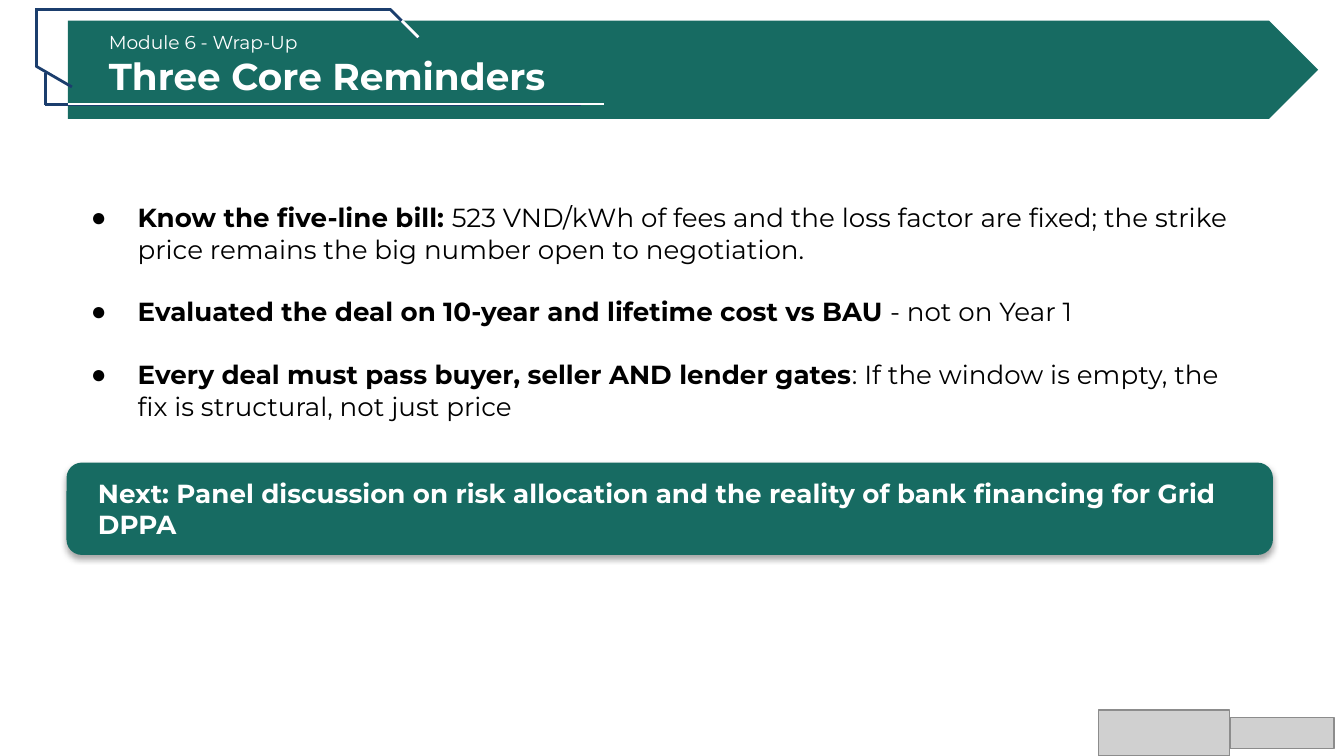
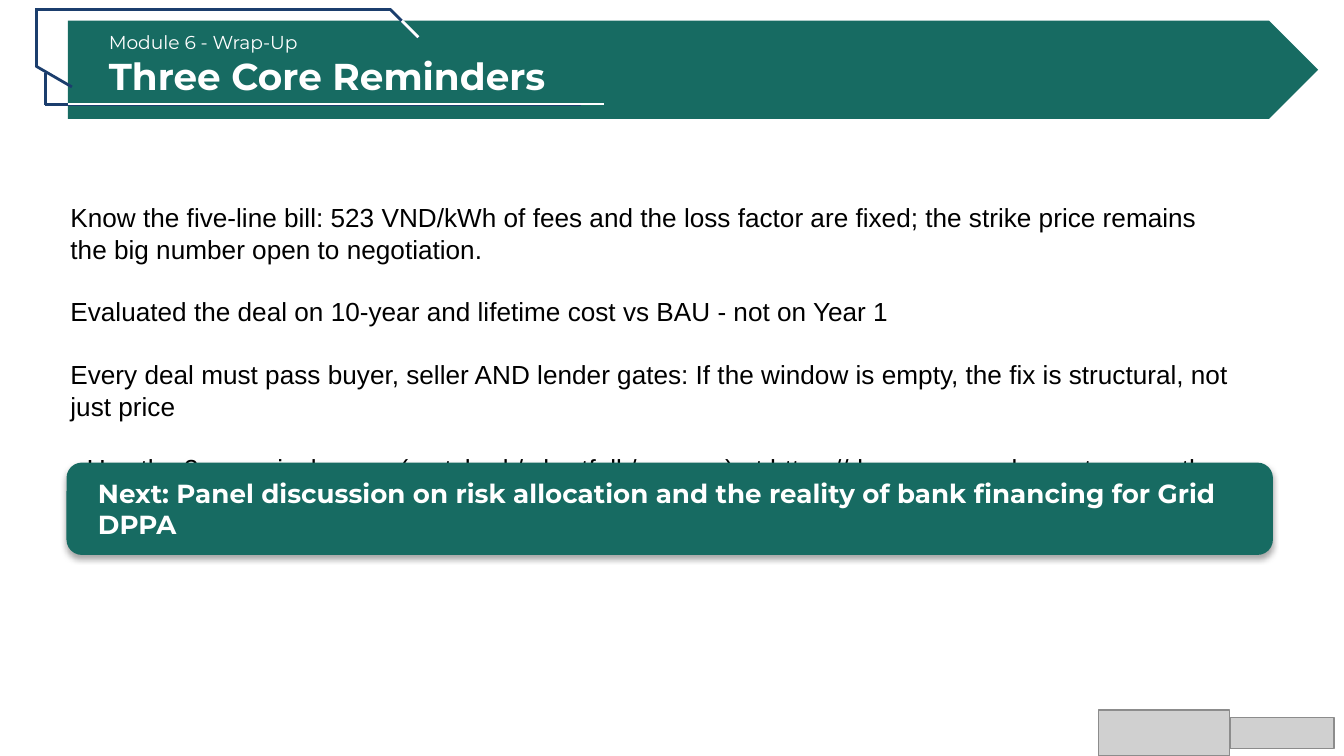
Before and after one commit to tah-allotrope/dppa-case, a slide deck: slide 27 of ceba/CEBA DPPA 2026.pptx. Drawn at 1344x756 pixels with LibreOffice and Linux fonts; fonts in the diff are those of the drawing; grey boxes stand for pictures. Boxes give left, top, right and bottom in pixels: in the first picture for what was removed or moved away, otherwise in the second. Text is boxed around its words. In the diff, an @@ line names an element or a change of style, - is before the commit and + after.

```diff
--- a/ceba/CEBA DPPA 2026.pptx
+++ b/ceba/CEBA DPPA 2026.pptx
@@ text at [70,208,1227,516]: text changed; font Montserrat to Arial @@
-● Know the five-line bill: 523 VND/kWh of fees and the loss factor are fixed; the strike price remains the big number open to negotiation.
-● Evaluated the deal on 10-year and lifetime cost vs BAU - not on Year 1
-● Every deal must pass buyer, seller AND lender gates: If the window is empty, the fix is structural, not just price
+Know the five-line bill: 523 VND/kWh of fees and the loss factor are fixed; the strike price remains the big number open to negotiation.
+Evaluated the deal on 10-year and lifetime cost vs BAU - not on Year 1
+Every deal must pass buyer, seller AND lender gates: If the window is empty, the fix is structural, not just price
+• Use the 3 canonical cases (matched / shortfall / excess) at https://dppa-case.web.app to swap the strike and FMP live.
```
Also in this commit, not shown: 6 other slides changed, 7 other files.
